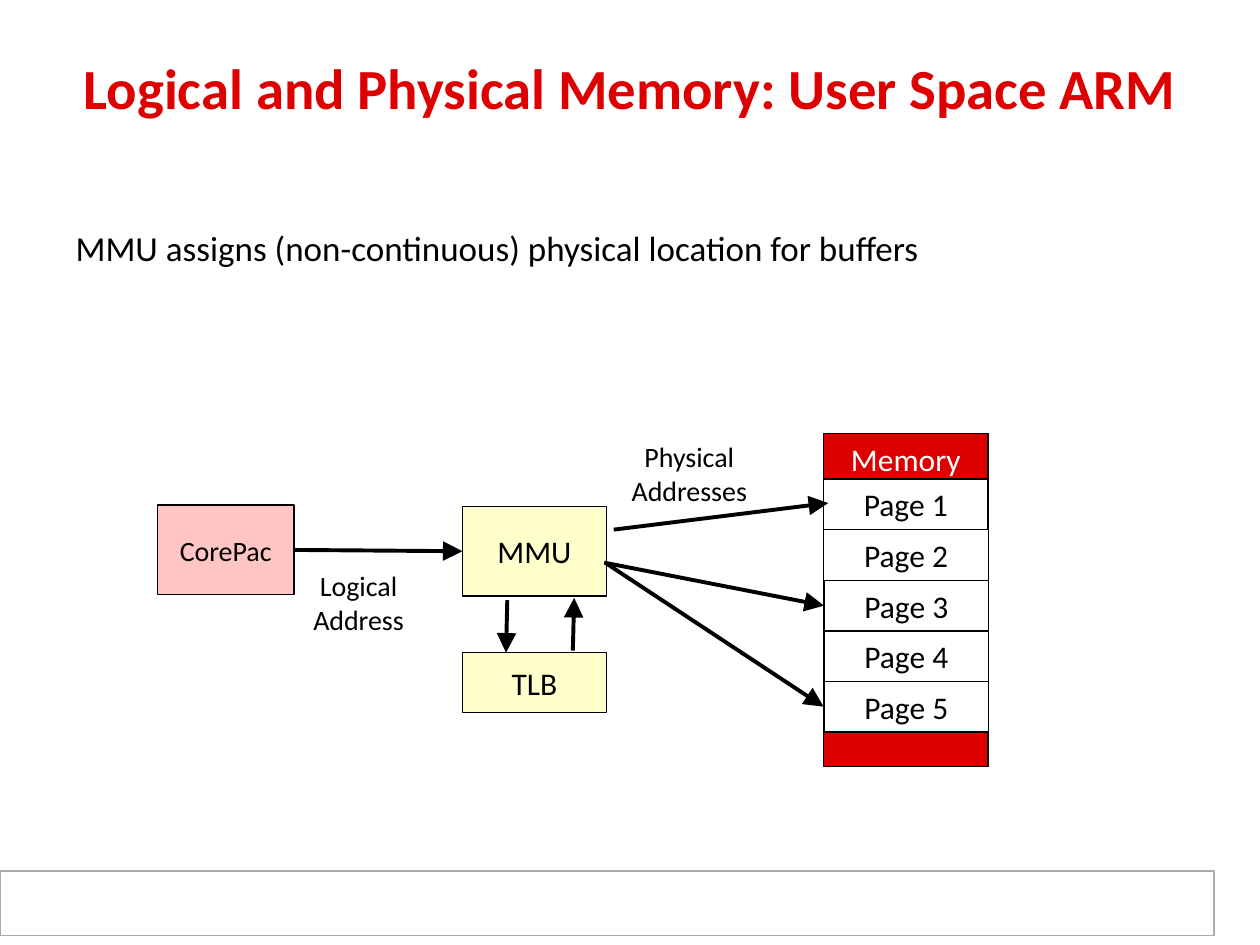
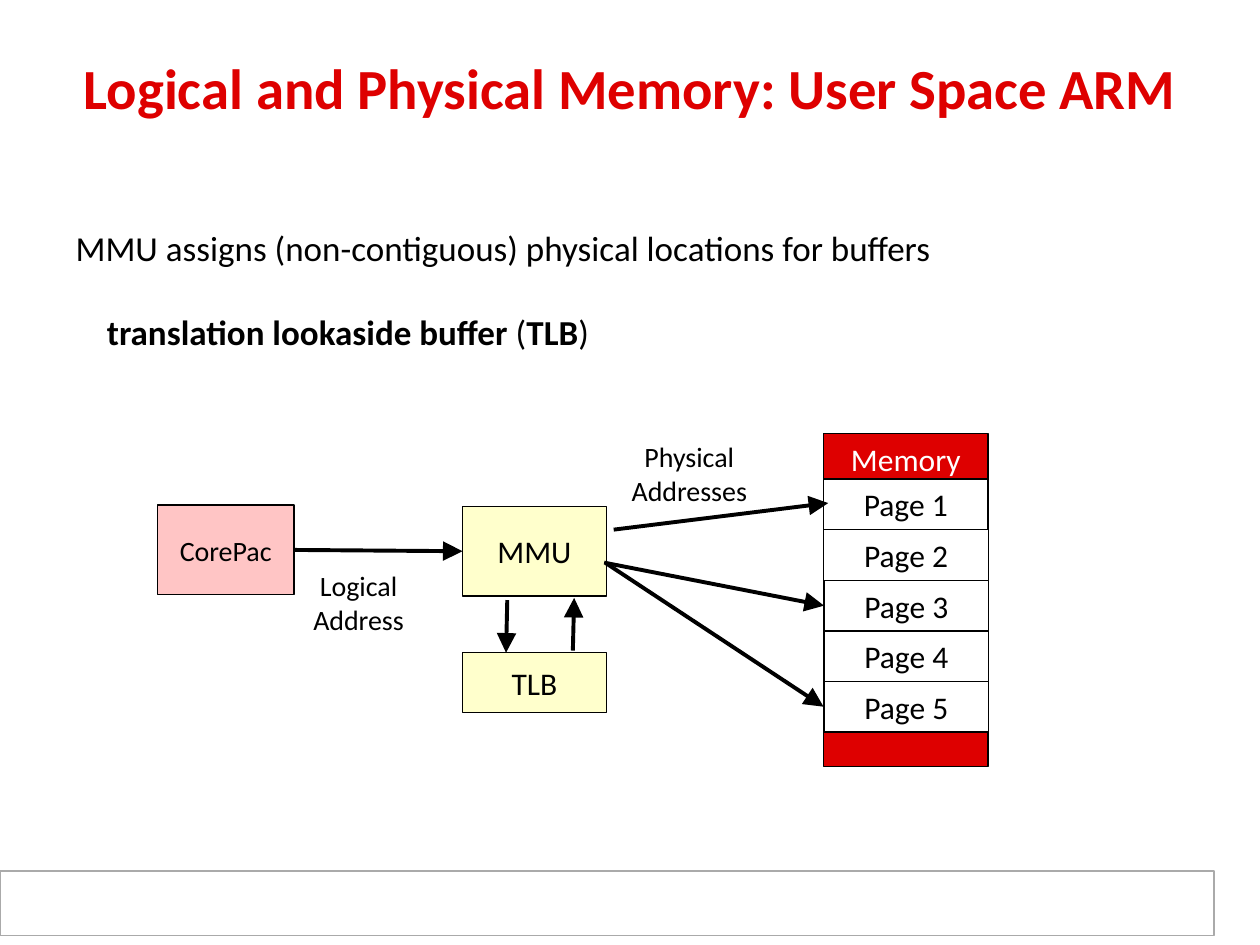
Before and after one commit to hari1989/keystone-workshop, a slide deck: slide 11 of preliminary/ipcForTI_RTOS_Internal.pptx (slide 12 before the commit). Drawn at 1260x945 pixels with LibreOffice and Linux fonts; fonts in the diff are those of the drawing; background and template pictures are left out. Boxes give left, top, right and bottom in pixels: in the first picture for what was removed or moved away, otherwise in the second. Text is boxed around its words. In the diff, an @@ line names an element or a change of style, - is before the commit and + after.

```diff
--- a/preliminary/ipcForTI_RTOS_Internal.pptx
+++ b/preliminary/ipcForTI_RTOS_Internal.pptx
@@ text at (x1=76, y1=235, x2=930, y2=350): text changed @@
-MMU assigns (non-continuous) physical location for buffers
+MMU assigns (non-contiguous) physical locations for buffers
+translation lookaside buffer (TLB)
```
Also in this commit, not shown: 18 other slides changed, 1 slide removed.
